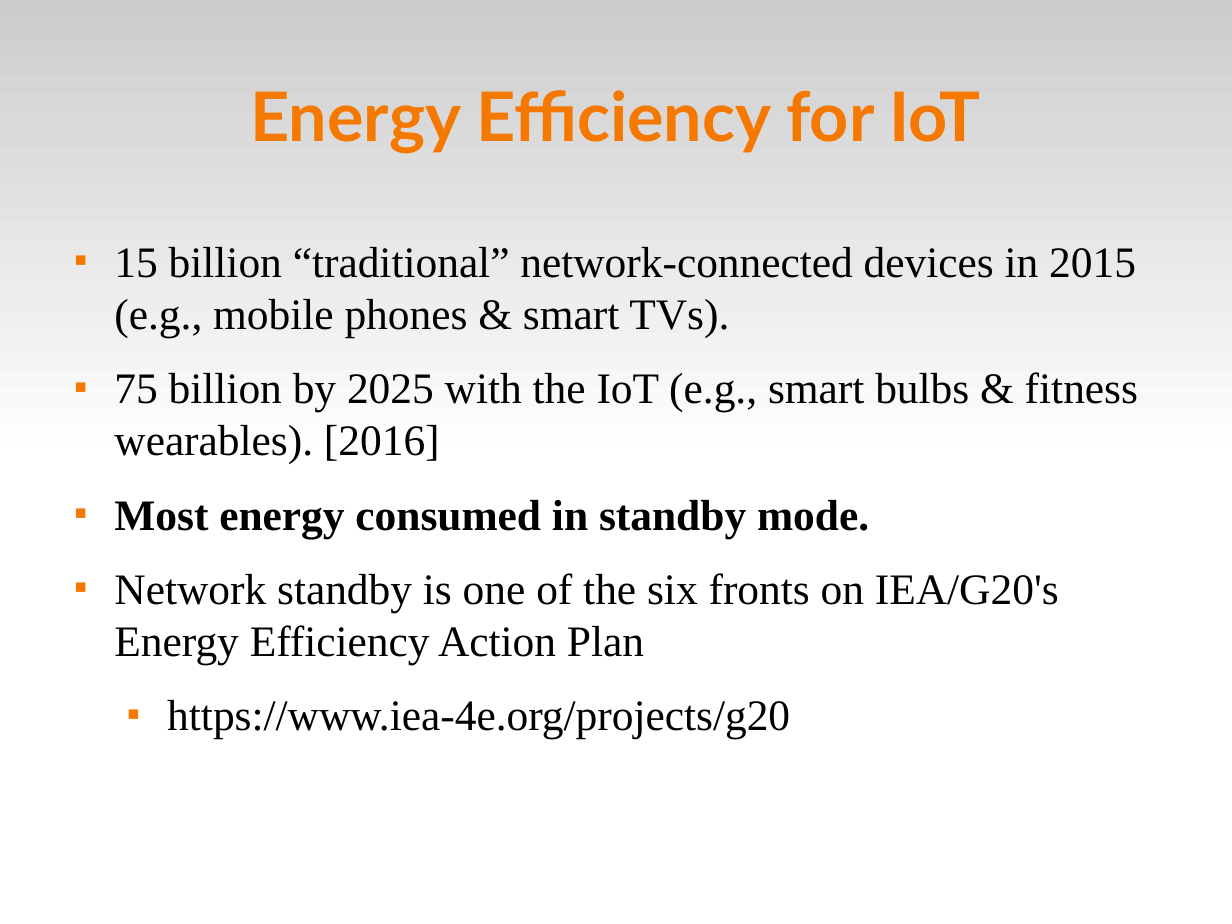
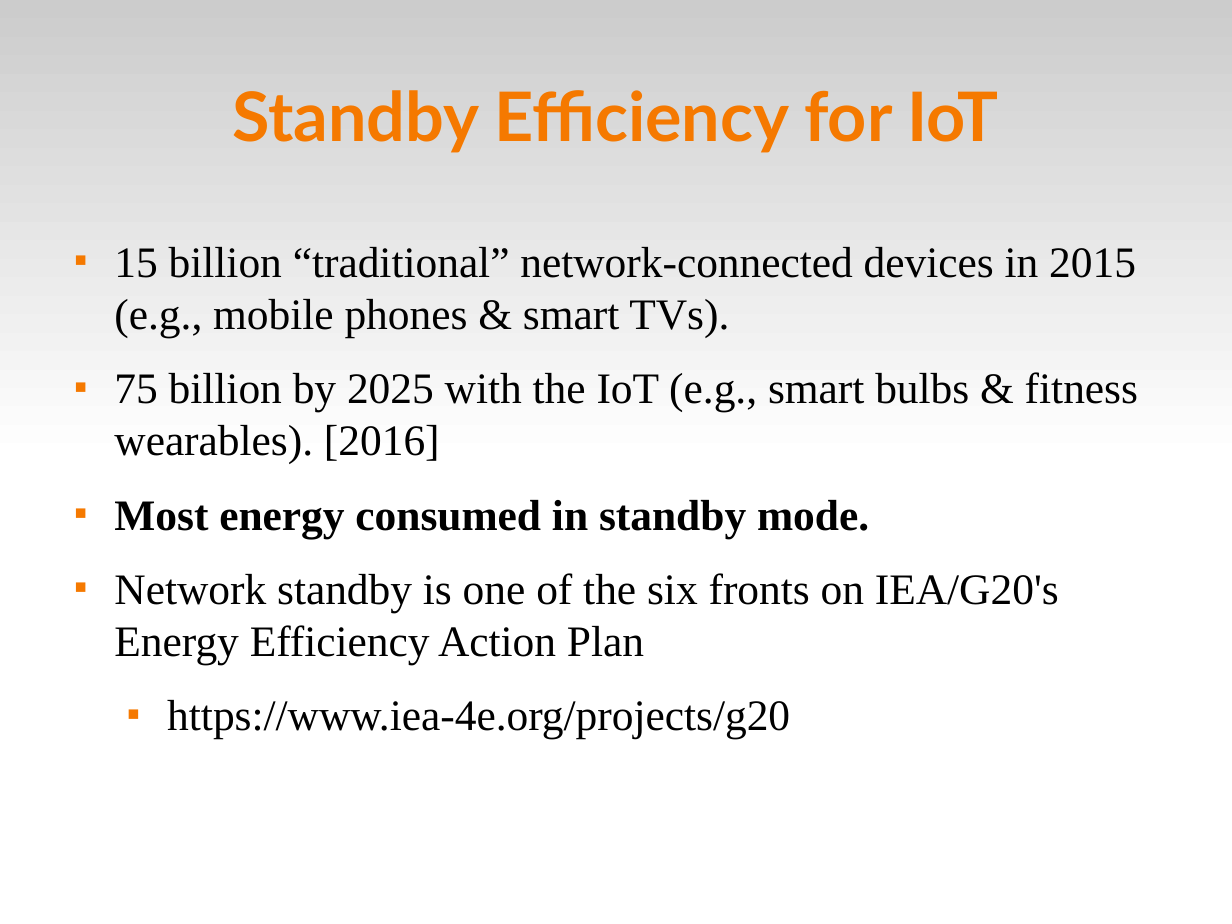
Before and after one commit to fsantanna-uerj/serrapilheira, a slide deck: slide 4 of Apresentacao/ceu-serra-laas.odp. Drawn at 1232x924 pixels with LibreOffice and Linux fonts; fonts in the diff are those of the drawing. Boxes give left, top, right and bottom in pixels: in the first picture for what was removed or moved away, otherwise in the second. Text is boxed around its words. In the diff, an @@ line names an element or a change of style, - is before the commit and + after.

```diff
--- a/Apresentacao/ceu-serra-laas.odp
+++ b/Apresentacao/ceu-serra-laas.odp
@@ title at <box>232,90,999,153</box>: text changed @@
-Energy Efficiency for IoT
+Standby Efficiency for IoT
```
Also in this commit, not shown: 4 other slides changed, 1 slide added, 2 other files.
